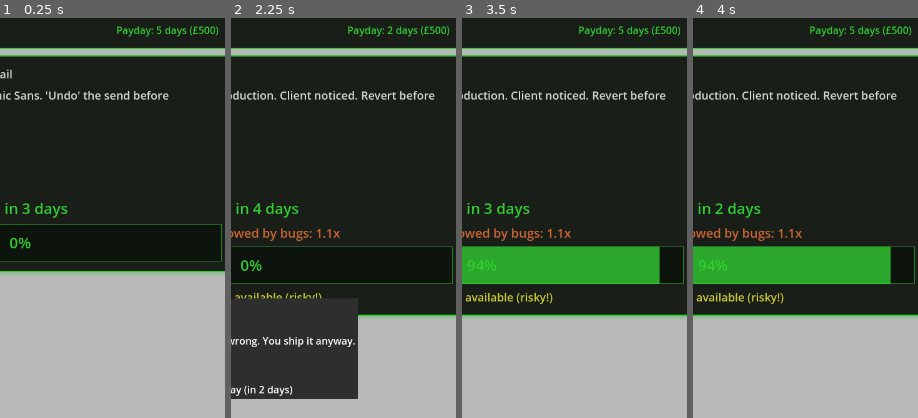
Above: before the commit, frames 1-4 (left to right).
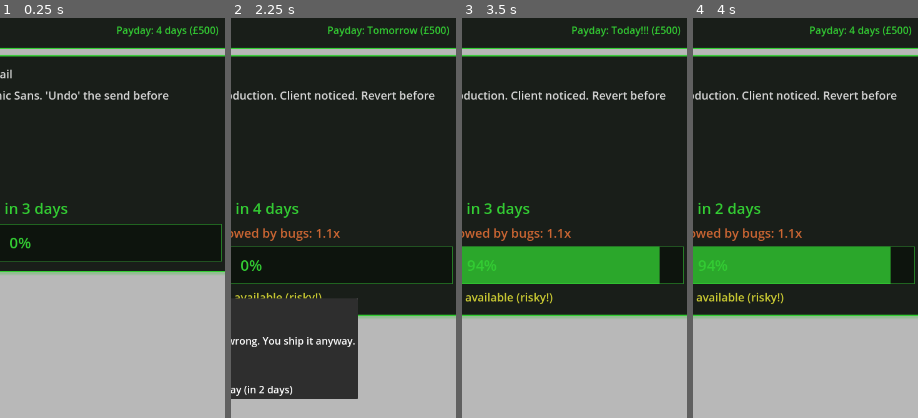
Above: after the commit, the same moments.

Repository: lmchoi/alt-f-this
Game: Godot game, scene res://scenes/game_ui.tscn
Two runs of this game, one before a commit and one after it. Both use one fixed random seed, a clock stepped at 60 frames per second and the inputs below.
Inputs:
- Up to frame 1 (0.25 s): no input
- Up to frame 2 (2.25 s): click "Work £100" at 0.5 s; click "Side Hustle £200" at 1.25 s; click "SHIP IT (Complete Now)" at 2 s
- Up to frame 3 (3.5 s): click "Work £100" at 2.75 s
- Up to frame 4 (4 s): click "Side Hustle £200" at 3.5 s
The pictures show only the part of the screen within x 46-96%, y 9-59%; the shares and areas given below are measured in that part.

The runs differ from the first frame. In frame 1, less than 0.1% of the frame differs, in the area x 69-72%, y 2-4%; in frame 2, 0.6%, in the area x 43-97%, y 2-5%; in frame 3, 0.5%; in frame 4, less than 0.1%.

Commit message:
Update salary_label to show that it is payday

Diff:
--- a/scenes/job_info.gd
+++ b/scenes/job_info.gd
@@ -10,11 +10,11 @@
 	_update_payday(GameManager.day)
 
 func _update_payday(_day: int):
-	var days = GameManager.days_until_payday
+	var days = GameManager.days_until_payday - 1
 	if days == 1:
 		salary_label.text = "Payday: Tomorrow (£500)"
 	else:
 		salary_label.text = "Payday: %d days (£500)" % days
 
 func _on_payday(_amount: int):
-	_update_payday(GameManager.day)
+	salary_label.text = "Payday: Today!!! (£500)"
